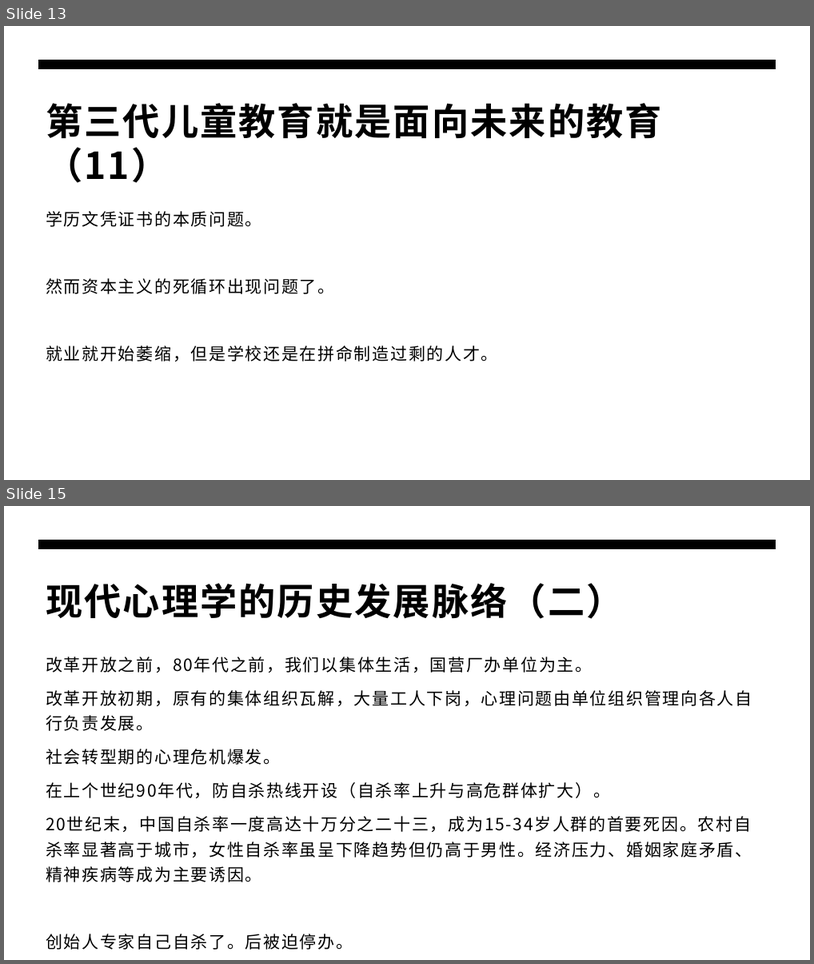
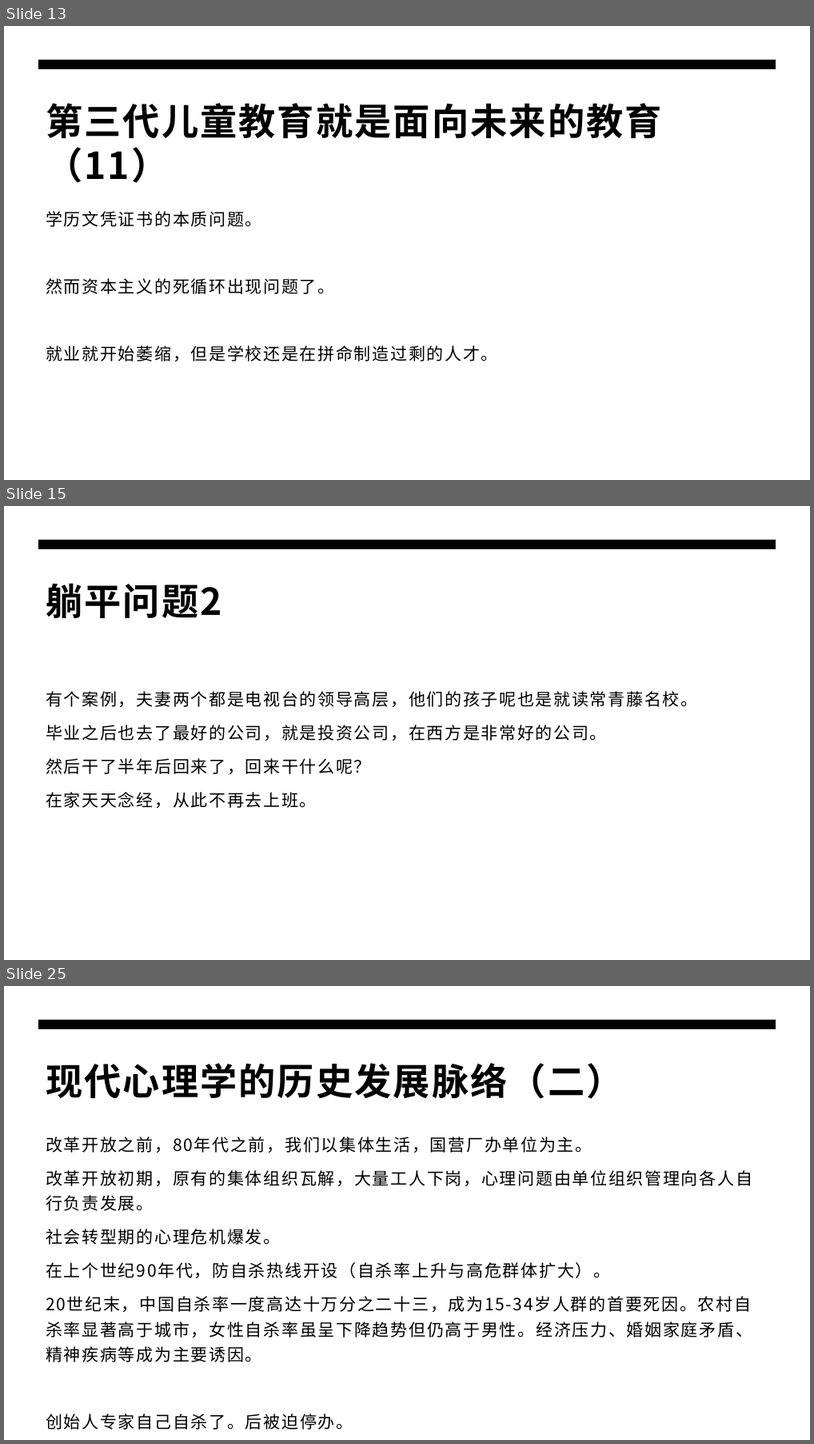
Before and after one commit to panxibei/writing, a slide deck: 44_心理学/24_浥尘伙伴社团原创：浥尘智慧家长课堂/AI时代高智慧家长私教课/父母公开课/父母公开课.pptx. Shown one above the other, each under a label of ours: slides 13 and 15 before the commit, slides 13, 15 and 25 after it; the slides between them are not shown. The pictures are 814x964 and 814x1444 pixels, drawn with LibreOffice and Linux fonts; fonts in the diff are those of the drawing. Boxes give left, top, right and bottom in pixels: in the first picture for what was removed or moved away, otherwise in the second. Text is boxed around its words. In the diff, an @@ line names an element or a change of style, - is before the commit and + after.

```diff
--- a/44_心理学/24_浥尘伙伴社团原创：浥尘智慧家长课堂/AI时代高智慧家长私教课/父母公开课/父母公开课.pptx
+++ b/44_心理学/24_浥尘伙伴社团原创：浥尘智慧家长课堂/AI时代高智慧家长私教课/父母公开课/父母公开课.pptx
@@ slide 15 added at box(4, 506, 810, 960), background #FFFFFF; not listed: 1 template element that a slide beside it also shows @@
@@ title added at box(46, 583, 222, 618), 44 pt, text #000000, bold @@
+躺平问题2
@@ text added at box(46, 691, 698, 808), 20 pt, text #000000 @@
+有个案例，夫妻两个都是电视台的领导高层，他们的孩子呢也是就读常青藤名校。
+毕业之后也去了最好的公司，就是投资公司，在西方是非常好的公司。
+然后干了半年后回来了，回来干什么呢？
+在家天天念经，从此不再去上班。
@@ what was slide 15 is now slide 25 @@
```
Also in this commit, not shown: 1 slide changed, 9 other slides added.
